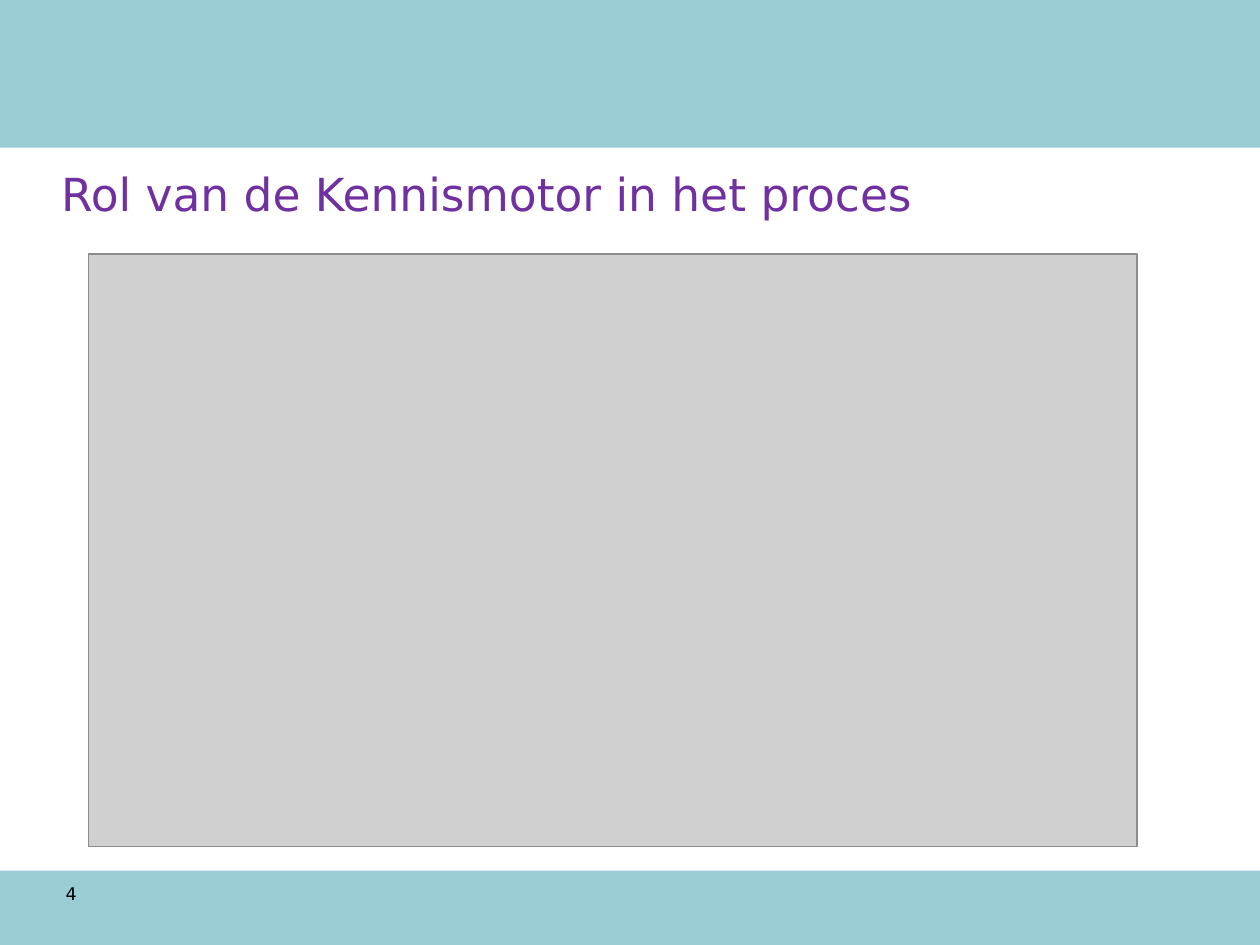
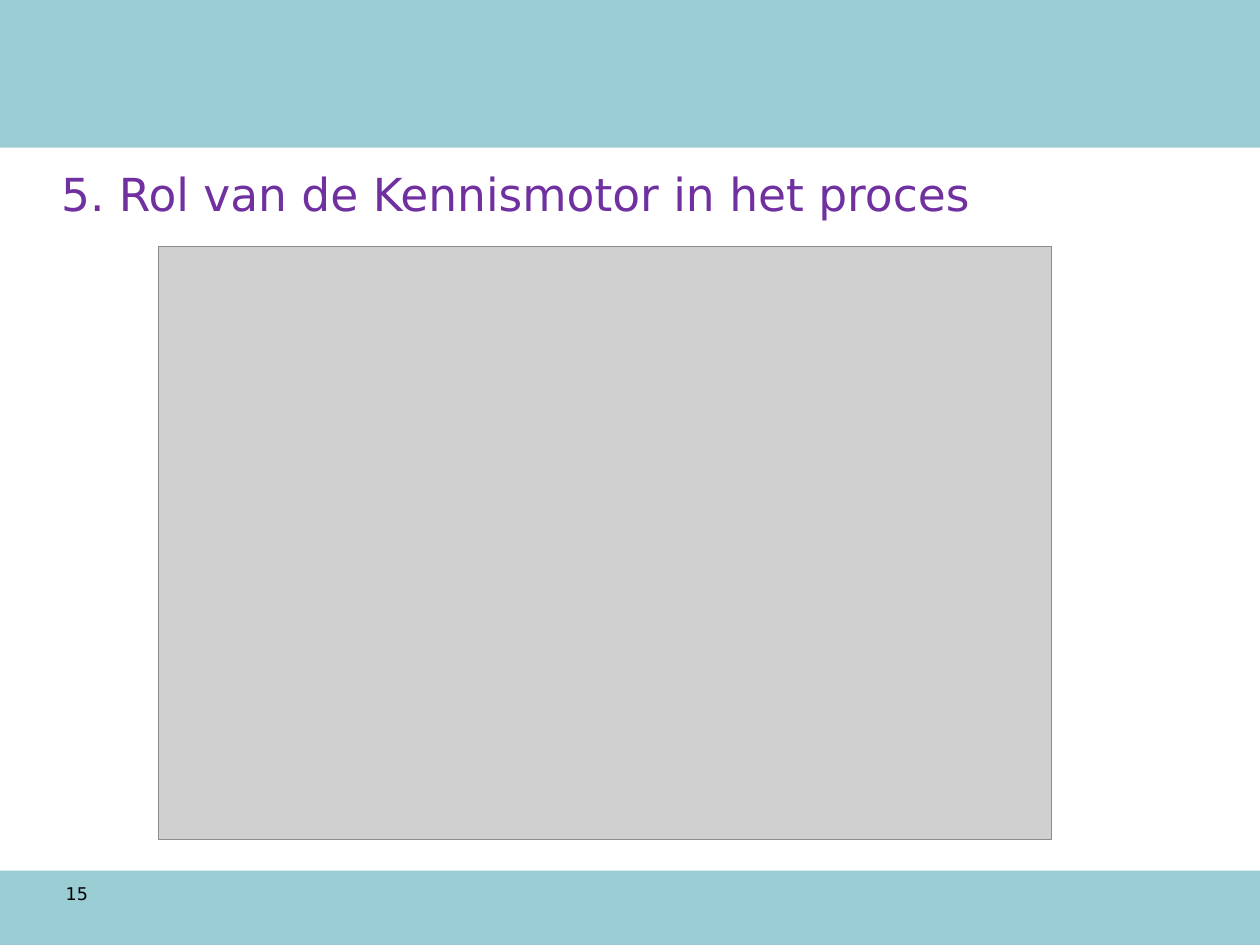
Before and after one commit to AmpersandTarski/ampersand-models, a slide deck: slide 15 of NVWA DTV/werkdocumenten/TO 12 augustus.ppt (slide 4 before the commit). Drawn at 1260x945 pixels with LibreOffice and Linux fonts; fonts in the diff are those of the drawing; grey boxes stand for pictures; background and template pictures are left out. Boxes give left, top, right and bottom in pixels: in the first picture for what was removed or moved away, otherwise in the second. Text is boxed around its words. In the diff, an @@ line names an element or a change of style, - is before the commit and + after.

```diff
--- a/NVWA DTV/werkdocumenten/TO 12 augustus.ppt
+++ b/NVWA DTV/werkdocumenten/TO 12 augustus.ppt
@@ title at box(61, 176, 969, 221): text changed @@
-Rol van de Kennismotor in het proces
+5. Rol van de Kennismotor in het proces
@@ picture: place and size @@
-picture at box(88, 255, 1137, 847)
+picture at box(159, 246, 1052, 839)
@@ page number at box(66, 887, 88, 901): text changed @@
-4
+15
```
Also in this commit, not shown: 11 other slides changed, 24 slides added, 6 slides removed, 1 other file.
